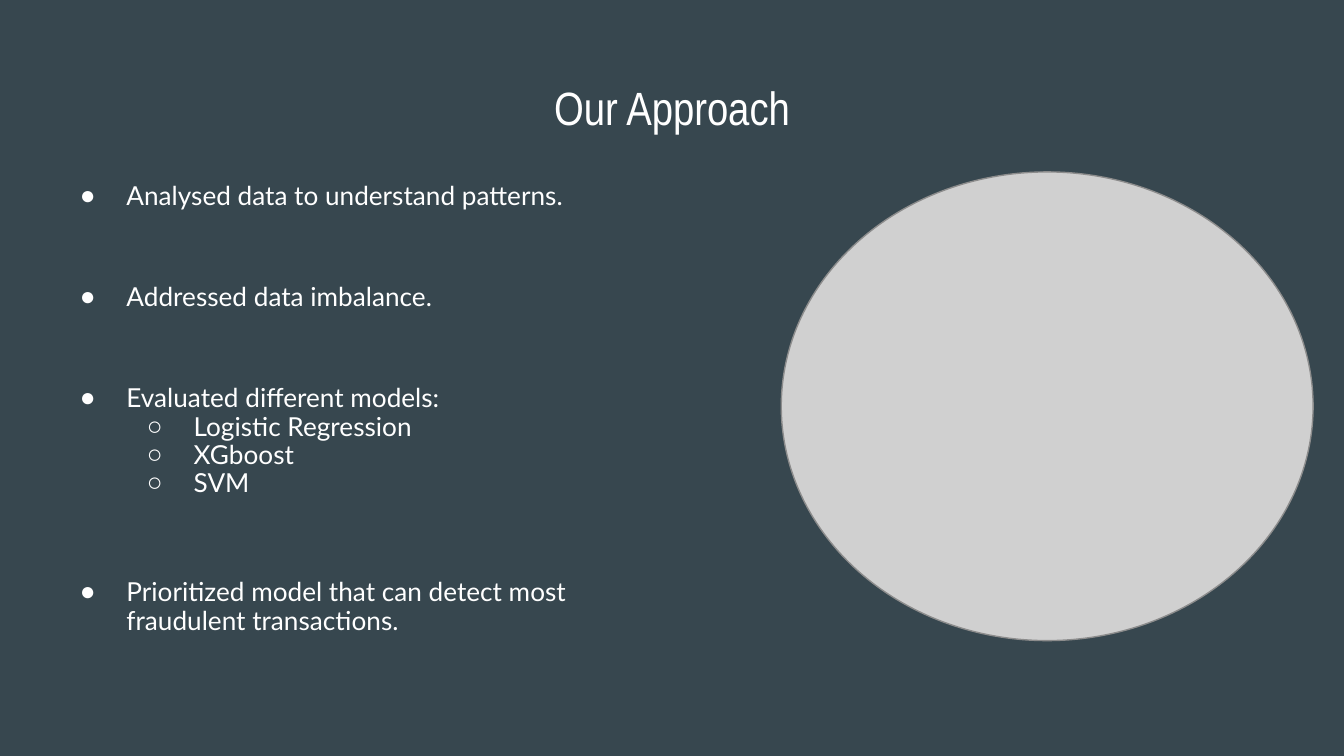
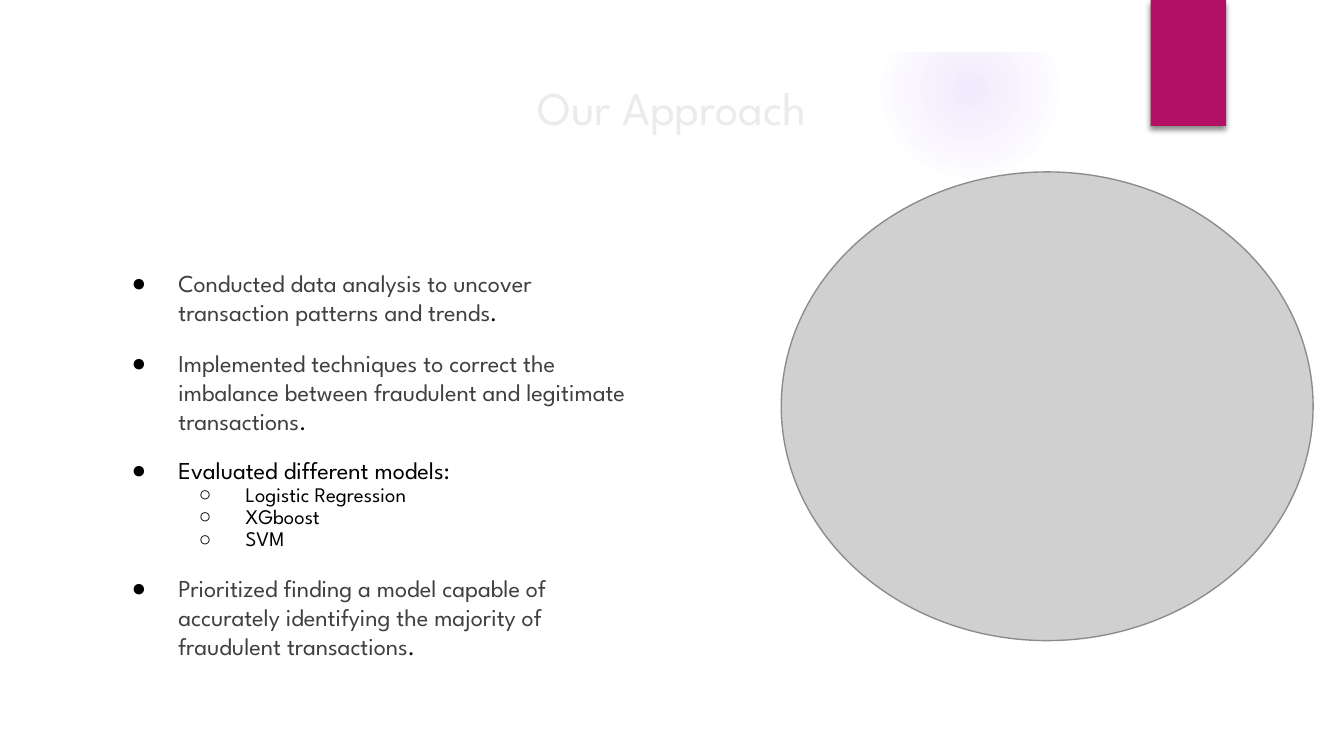
Before and after one commit to gbauer-at-sandiego-edu/AAI-510_Group_7, a slide deck: slide 7 of Credit Card Fraud Detection.pptx. Drawn at 1344x756 pixels with LibreOffice and Linux fonts; fonts in the diff are those of the drawing; grey boxes stand for pictures; background and template pictures are left out. Boxes give left, top, right and bottom in pixels: in the first picture for what was removed or moved away, otherwise in the second. Text is boxed around its words. In the diff, an @@ line names an element or a change of style, - is before the commit and + after.

```diff
--- a/Credit Card Fraud Detection.pptx
+++ b/Credit Card Fraud Detection.pptx
@@ background #37474F to picture (left out) @@
@@ group added at [0, 0, 1344, 756]: 5 ellipses, 3 freeform shapes @@
@@ rectangle added at [1150, 0, 1226, 126], fill #B31166 @@
@@ title "Our Approach" at [46, 66, 1298, 151]: font Arial Narrow to League Spartan, text colour #FFFFFF to #EBEBEB @@
@@ text "Conducted data analysis to uncover ...": place and size @@
-text "Conducted data analysis to uncover ..." at [126, 185, 566, 630]
+text "Conducted data analysis to uncover ..." at [178, 275, 625, 656]
@@ text at [178, 275, 625, 431]: text changed; size 14 to 12.9 pt; font Lato to League Spartan; text colour #FFFFFF to #404040 @@
-● Analysed data to understand patterns.
-● Addressed data imbalance.
+● Conducted data analysis to uncover transaction patterns and trends.
+● Implemented techniques to correct the imbalance between fraudulent and legitimate transactions.
@@ text at [178, 462, 450, 480]: size 14 to 12.9 pt in "Evaluated different models:"; font Lato to League Spartan, text colour #FFFFFF to #000000 in "Evaluated different models:", "Logistic Regression", "XGboost", "SVM"; size 14 to 11.1 pt in "Logistic Regression", "XGboost", "SVM"; bullet colour #FFFFFF to #000000 @@
@@ text at [178, 580, 546, 656]: text changed; size 14 to 12.9 pt; font Lato to League Spartan; text colour #FFFFFF to #404040 @@
-● Prioritized model that can detect most fraudulent transactions.
+● Prioritized finding a model capable of accurately identifying the majority of fraudulent transactions.
```
Also in this commit, not shown: 8 other slides changed, 2 slides added, 2 slides removed.
